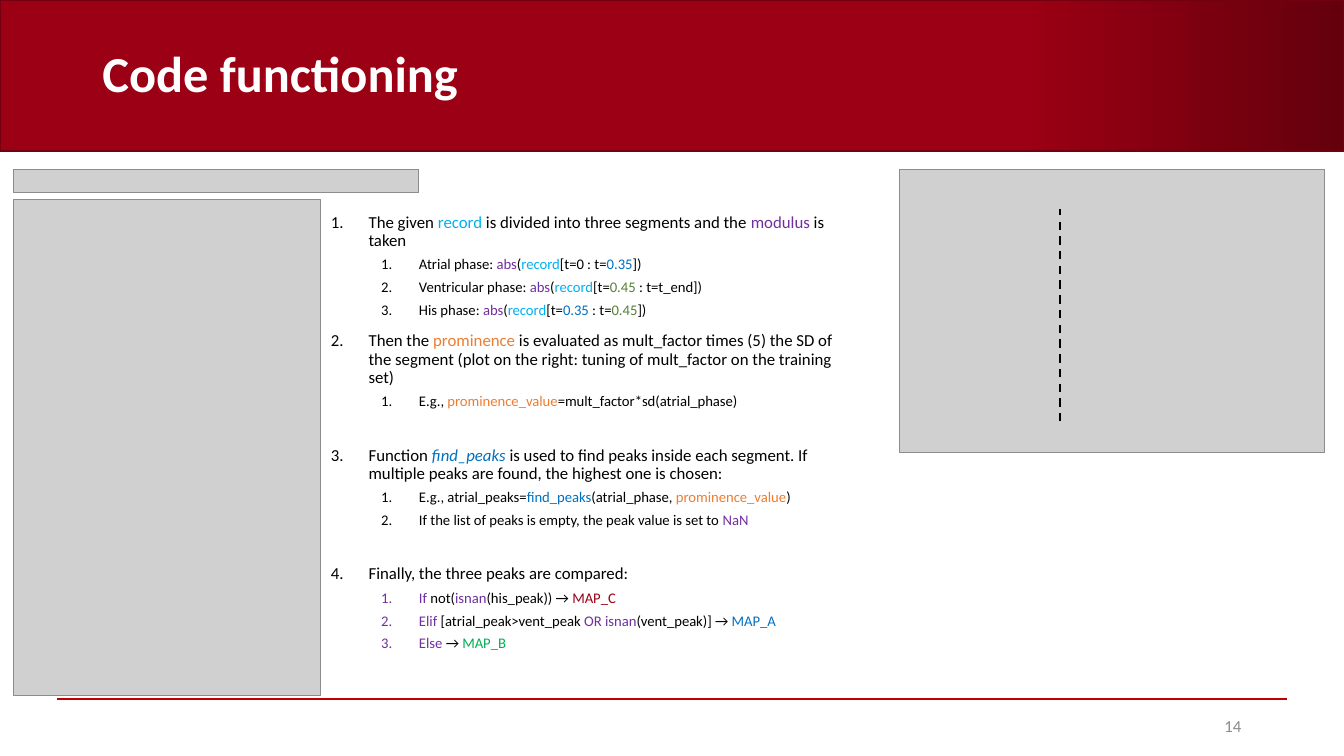
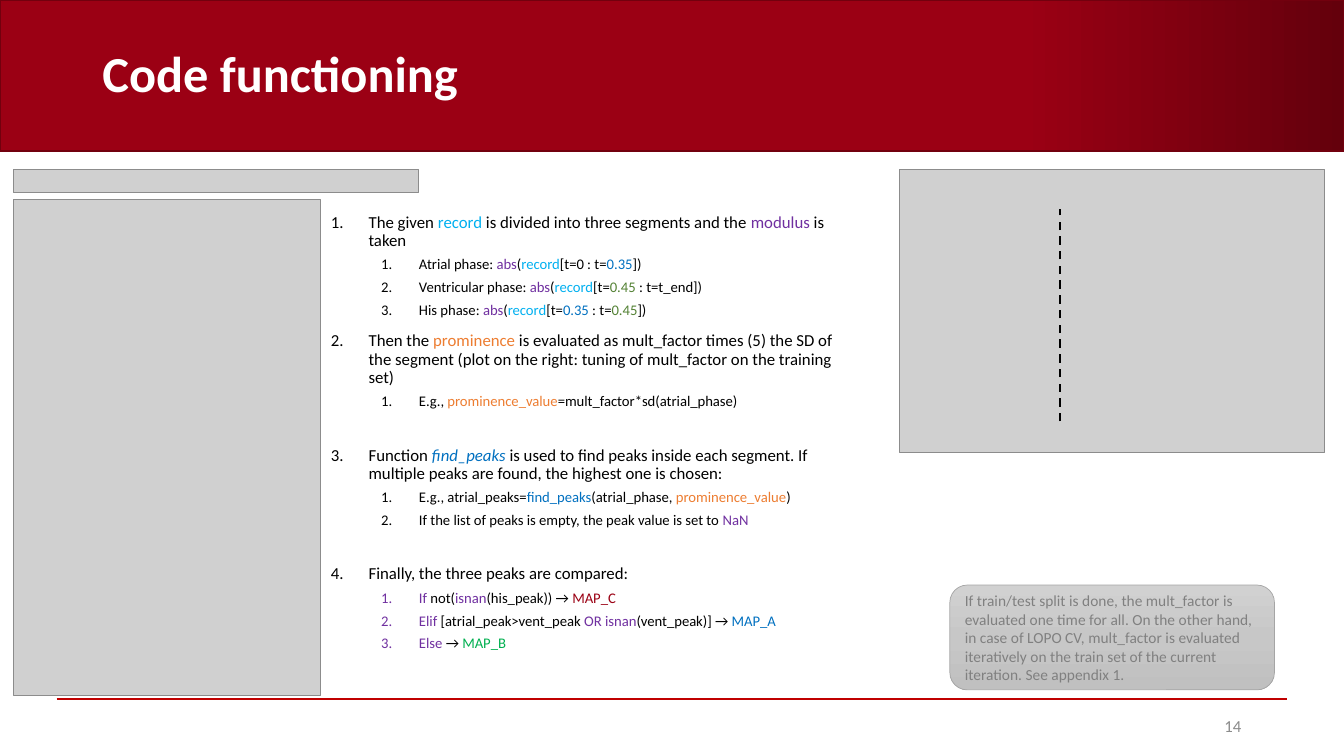
Before and after one commit to AndreaCorrado00/Tesi_magistrale_Corrado_Andrea, a slide deck: slide 14 of Documentation/5. Heuristic classifier.pptx. Drawn at 1344x756 pixels with LibreOffice and Linux fonts; fonts in the diff are those of the drawing; grey boxes stand for pictures; background and template pictures are left out. Boxes give left, top, right and bottom in pixels: in the first picture for what was removed or moved away, otherwise in the second. Text is boxed around its words. In the diff, an @@ line names an element or a change of style, - is before the commit and + after.

Commit message:
strategies B_2 and C_2 functioning

```diff
--- a/Documentation/5. Heuristic classifier.pptx
+++ b/Documentation/5. Heuristic classifier.pptx
@@ rounded rectangle added at <box>950,585,1274,690</box>, fill gradient #D2D2D2 to #C8C8C8 to #C0C0C0, outline #A5A5A5 0.5 pt, 11 pt, text #808080 @@
+If train/test split is done, the mult_factor is evaluated one time for all. On the other hand, in case of LOPO CV, mult_factor is evaluated iteratively on the train set of the current iteration. See appendix 1.
```
Also in this commit, not shown: 5 other slides changed, 9 other files.
